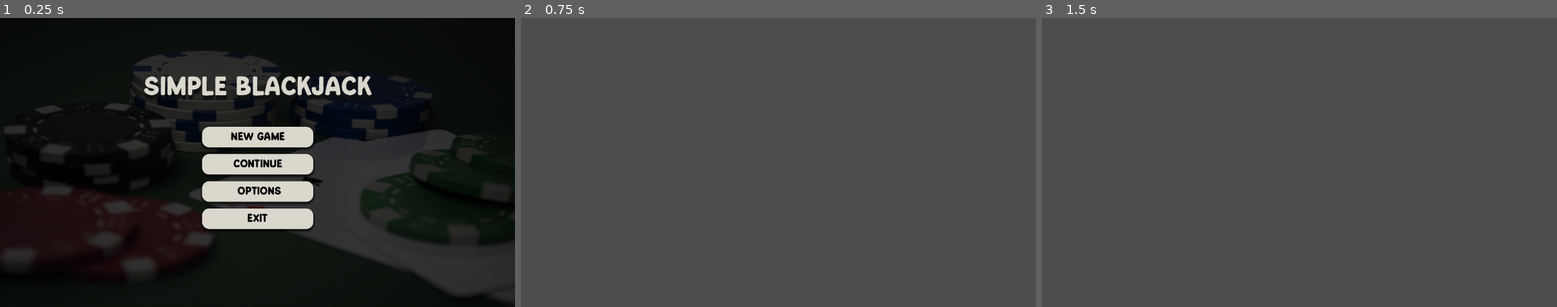
Above: before the commit, frames 1-3 (left to right).
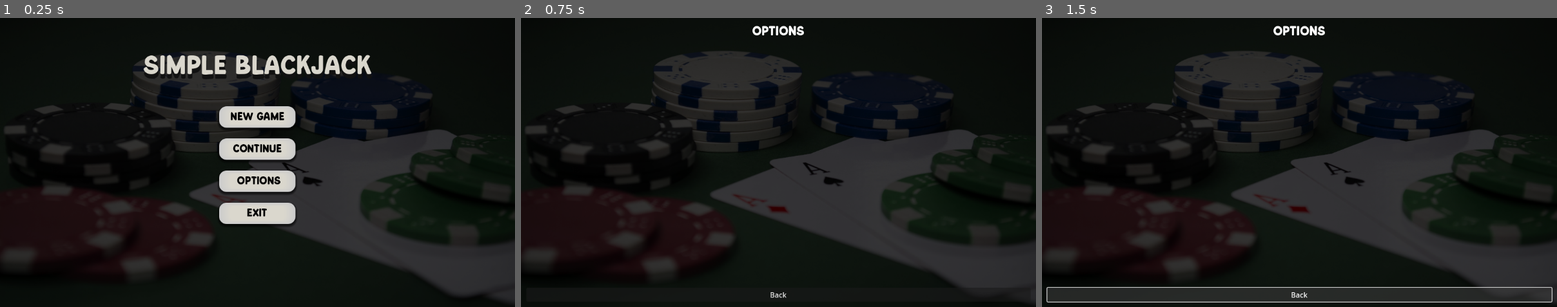
Above: after the commit, the same moments.

Repository: thecariah/simple-blackjack
Game: Godot game, scene res://scenes/UI/main_menu.tscn
Same seed, same stepped clock (60 frames per second), same inputs: the game is played once before the commit and once after it. Before the commit the project has no main scene; this scene is started directly in both runs.
Inputs (mouse positions are in pixels of both pictures, inside the frame that each line leads up to):
- Up to frame 1 (0.25 s): no input
- Up to frame 2 (0.75 s): click "Options" at 0.5 s
- Up to frame 3 (1.5 s): click (1299, 295) at 1.25 s, where only the run after the commit has a clickable "Back"

The runs differ from the first frame. In frame 1, 9.9% of the frame differs, in the area x 27-73%, y 12-74%; in frame 2, 100%, in the area x 0-100%, y 0-100%; in frame 3, 100%.

Commit message:
Refactored code and improved node structure
Refactored UI scripts: removed button.gd, integrated logic into main_menu.gd, and created new containers

Diff:
--- a/simple-blackjack/project.godot
+++ b/simple-blackjack/project.godot
@@ -11,6 +11,7 @@
 [application]
 
 config/name="simple-blackjack"
+run/main_scene="res://scenes/UI/main_menu.tscn"
 config/features=PackedStringArray("4.3", "Forward Plus")
 config/icon="res://icon.svg"
 
--- a/simple-blackjack/scenes/UI/main_menu.tscn
+++ b/simple-blackjack/scenes/UI/main_menu.tscn
@@ -1,8 +1,9 @@
-[gd_scene load_steps=9 format=3 uid="uid://msiiu5lqnsl3"]
+[gd_scene load_steps=10 format=3 uid="uid://msiiu5lqnsl3"]
 
-[ext_resource type="Script" path="res://scripts/UI/button.gd" id="1_jjb8t"]
+[ext_resource type="Script" path="res://scripts/UI/main_menu.gd" id="1_7dcyn"]
 [ext_resource type="Texture2D" uid="uid://crhdbcy0h0uut" path="res://assets/UI/blackjack_background.jpg" id="1_stn6q"]
 [ext_resource type="FontFile" uid="uid://c3v6a6sdatxn4" path="res://assets/fonts/Good Matcha.otf" id="2_nha1t"]
+[ext_resource type="PackedScene" uid="uid://btbpdef3eheip" path="res://scenes/UI/option_menu.tscn" id="5_qn04o"]
 
 [sub_resource type="StyleBoxTexture" id="StyleBoxTexture_quhwn"]
 texture = ExtResource("1_stn6q")
@@ -30,6 +31,11 @@
 
 [sub_resource type="StyleBoxFlat" id="StyleBoxFlat_w8xf3"]
 bg_color = Color(0.854902, 0.843137, 0.803922, 1)
+border_width_left = 25
+border_width_top = 8
+border_width_right = 25
+border_width_bottom = 8
+border_blend = true
 corner_radius_top_left = 16
 corner_radius_top_right = 16
 corner_radius_bottom_right = 16
@@ -44,6 +50,7 @@
 anchor_bottom = 1.0
 grow_horizontal = 2
 grow_vertical = 2
+script = ExtResource("1_7dcyn")
 
 [node name="Panel" type="Panel" parent="."]
 layout_mode = 1
@@ -54,24 +61,50 @@
 grow_vertical = 2
 theme_override_styles/panel = SubResource("StyleBoxTexture_quhwn")
 
-[node name="VBoxContainer" type="VBoxContainer" parent="."]
+[node name="MarginContainer" type="MarginContainer" parent="."]
 layout_mode = 1
-anchors_preset = 8
-anchor_left = 0.5
-anchor_top = 0.5
-anchor_right = 0.5
-anchor_bottom = 0.5
-offset_left = -124.0
-offset_top = -80.0
-offset_right = 125.0
-offset_bottom = 149.0
+anchors_preset = 15
+anchor_right = 1.0
+anchor_bottom = 1.0
 grow_horizontal = 2
 grow_vertical = 2
-theme_override_constants/separation = 15
+theme_override_constants/margin_left = 12
+theme_override_constants/margin_top = 12
+theme_override_constants/margin_right = 12
+theme_override_constants/margin_bottom = 12
 
-[node name="button_new_game" type="Button" parent="VBoxContainer" groups=["buttons"]]
+[node name="VBoxContainer" type="VBoxContainer" parent="MarginContainer"]
 layout_mode = 2
-size_flags_vertical = 3
+theme_override_constants/separation = 60
+
+[node name="Separator" type="Control" parent="MarginContainer/VBoxContainer"]
+layout_mode = 2
+
+[node name="Label" type="Label" parent="MarginContainer/VBoxContainer"]
+layout_mode = 2
+theme_override_colors/font_color = Color(0.854902, 0.843137, 0.803922, 1)
+theme_override_colors/font_shadow_color = Color(0.0687983, 0.0687983, 0.0687983, 1)
+theme_override_constants/shadow_offset_y = 10
+theme_override_fonts/font = ExtResource("2_nha1t")
+theme_override_font_sizes/font_size = 60
+text = "Simple Blackjack"
+horizontal_alignment = 1
+vertical_alignment = 1
+
+[node name="HBoxContainer" type="HBoxContainer" parent="MarginContainer"]
+layout_mode = 2
+alignment = 1
+
+[node name="VBoxContainer" type="VBoxContainer" parent="MarginContainer/HBoxContainer"]
+layout_mode = 2
+theme_override_constants/separation = 12
+alignment = 1
+
+[node name="Separator" type="Control" parent="MarginContainer/HBoxContainer/VBoxContainer"]
+layout_mode = 2
+
+[node name="button_new_game" type="Button" parent="MarginContainer/HBoxContainer/VBoxContainer"]
+layout_mode = 2
 theme_override_colors/font_hover_color = Color(0, 0, 0, 1)
 theme_override_colors/font_pressed_color = Color(0, 0, 0, 1)
 theme_override_colors/font_focus_color = Color(0, 0, 0, 1)
@@ -83,12 +116,12 @@
 theme_override_styles/pressed = SubResource("StyleBoxFlat_qoiao")
 theme_override_styles/normal = SubResource("StyleBoxFlat_w8xf3")
 text = "New Game"
-script = ExtResource("1_jjb8t")
-action = "new_game"
 
-[node name="button_continue" type="Button" parent="VBoxContainer" groups=["buttons"]]
+[node name="Separator2" type="Control" parent="MarginContainer/HBoxContainer/VBoxContainer"]
 layout_mode = 2
-size_flags_vertical = 3
+
+[node name="button_continue" type="Button" parent="MarginContainer/HBoxContainer/VBoxContainer"]
+layout_mode = 2
 theme_override_colors/font_hover_color = Color(0, 0, 0, 1)
 theme_override_colors/font_pressed_color = Color(0, 0, 0, 1)
 theme_override_colors/font_focus_color = Color(0, 0, 0, 1)
@@ -100,12 +133,12 @@
 theme_override_styles/pressed = SubResource("StyleBoxFlat_qoiao")
 theme_override_styles/normal = SubResource("StyleBoxFlat_w8xf3")
 text = "Continue"
-script = ExtResource("1_jjb8t")
-action = "continue"
 
-[node name="button_options" type="Button" parent="VBoxContainer" groups=["buttons"]]
+[node name="Separator3" type="Control" parent="MarginContainer/HBoxContainer/VBoxContainer"]
 layout_mode = 2
-size_flags_vertical = 3
+
+[node name="button_options" type="Button" parent="MarginContainer/HBoxContainer/VBoxContainer"]
+layout_mode = 2
 theme_override_colors/font_hover_color = Color(0, 0, 0, 1)
 theme_override_colors/font_pressed_color = Color(0, 0, 0, 1)
 theme_override_colors/font_focus_color = Color(0, 0, 0, 1)
@@ -117,12 +150,12 @@
 theme_override_styles/pressed = SubResource("StyleBoxFlat_qoiao")
 theme_override_styles/normal = SubResource("StyleBoxFlat_w8xf3")
 text = "Options"
-script = ExtResource("1_jjb8t")
-action = "options"
 
-[node name="button_exit" type="Button" parent="VBoxContainer" groups=["buttons"]]
+[node name="Separator4" type="Control" parent="MarginContainer/HBoxContainer/VBoxContainer"]
 layout_mode = 2
-size_flags_vertical = 3
+
+[node name="button_exit" type="Button" parent="MarginContainer/HBoxContainer/VBoxContainer"]
+layout_mode = 2
 theme_override_colors/font_hover_color = Color(0, 0, 0, 1)
 theme_override_colors/font_pressed_color = Color(0, 0, 0, 1)
 theme_override_colors/font_focus_color = Color(0, 0, 0, 1)
@@ -134,24 +167,7 @@
 theme_override_styles/pressed = SubResource("StyleBoxFlat_qoiao")
 theme_override_styles/normal = SubResource("StyleBoxFlat_w8xf3")
 text = "Exit"
-script = ExtResource("1_jjb8t")
-action = "exit"
 
-[node name="Label" type="Label" parent="."]
+[node name="OptionMenu" parent="." instance=ExtResource("5_qn04o")]
+visible = false
 layout_mode = 1
-anchors_preset = 5
-anchor_left = 0.5
-anchor_right = 0.5
-offset_left = -120.0
-offset_top = 119.0
-offset_right = 121.0
-offset_bottom = 161.0
-grow_horizontal = 2
-theme_override_colors/font_color = Color(0.854902, 0.843137, 0.803922, 1)
-theme_override_colors/font_shadow_color = Color(0.0687983, 0.0687983, 0.0687983, 1)
-theme_override_constants/shadow_offset_y = 10
-theme_override_fonts/font = ExtResource("2_nha1t")
-theme_override_font_sizes/font_size = 60
-text = "Simple Blackjack"
-horizontal_alignment = 1
-vertical_alignment = 1
--- /dev/null
+++ b/simple-blackjack/scenes/UI/option_menu.tscn
@@ -0,0 +1,56 @@
+[gd_scene load_steps=5 format=3 uid="uid://btbpdef3eheip"]
+
+[ext_resource type="Script" path="res://scripts/UI/option_menu.gd" id="1_bb4jp"]
+[ext_resource type="Texture2D" uid="uid://crhdbcy0h0uut" path="res://assets/UI/blackjack_background.jpg" id="1_yjota"]
+[ext_resource type="FontFile" uid="uid://c3v6a6sdatxn4" path="res://assets/fonts/Good Matcha.otf" id="2_dh23h"]
+
+[sub_resource type="StyleBoxTexture" id="StyleBoxTexture_j8oec"]
+texture = ExtResource("1_yjota")
+modulate_color = Color(0.252032, 0.252026, 0.252027, 1)
+
+[node name="OptionMenu" type="Control"]
+layout_mode = 3
+anchors_preset = 15
+anchor_right = 1.0
+anchor_bottom = 1.0
+grow_horizontal = 2
+grow_vertical = 2
+script = ExtResource("1_bb4jp")
+
+[node name="Panel" type="Panel" parent="."]
+layout_mode = 1
+anchors_preset = 15
+anchor_right = 1.0
+anchor_bottom = 1.0
+grow_horizontal = 2
+grow_vertical = 2
+theme_override_styles/panel = SubResource("StyleBoxTexture_j8oec")
+
+[node name="MarginContainer" type="MarginContainer" parent="."]
+layout_mode = 1
+anchors_preset = 15
+anchor_right = 1.0
+anchor_bottom = 1.0
+grow_horizontal = 2
+grow_vertical = 2
+theme_override_constants/margin_left = 12
+theme_override_constants/margin_top = 12
+theme_override_constants/margin_right = 12
+theme_override_constants/margin_bottom = 12
+
+[node name="VBoxContainer" type="VBoxContainer" parent="MarginContainer"]
+layout_mode = 2
+theme_override_constants/separation = -48
+
+[node name="Label" type="Label" parent="MarginContainer/VBoxContainer"]
+layout_mode = 2
+theme_override_fonts/font = ExtResource("2_dh23h")
+theme_override_font_sizes/font_size = 30
+text = "Options"
+horizontal_alignment = 1
+vertical_alignment = 1
+
+[node name="button_back" type="Button" parent="MarginContainer/VBoxContainer"]
+layout_mode = 2
+size_flags_vertical = 10
+text = "Back"
--- a/simple-blackjack/scripts/UI/button.gd
+++ /dev/null
@@ -1,23 +0,0 @@
-extends Button
-
-@export var action: String
-
-func _ready():
-	update_text()
-	pressed.connect(_on_pressed)
-
-func _on_pressed():
-	match action:
-		"new_game":
-			get_tree().change_scene_to_file("res://scenes/game/game.tscn")
-		"continue":
-			# cambiar
-			get_tree().change_scene_to_file("res://scenes/game/game.tscn")
-		"options":
-			# cambiar
-			get_tree().change_scene_to_file("res://scenes/game/game.tscn")
-		"exit":
-			get_tree().quit()
-
-func update_text():
-	text = tr(action)
--- a/simple-blackjack/scripts/UI/main_menu.gd
+++ b/simple-blackjack/scripts/UI/main_menu.gd
@@ -1,16 +1,45 @@
 extends Control
 
-@onready var button_new_game = $buttons_container/button_new_game
-@onready var button_continue = $buttons_container/button_continue
-@onready var button_options = $buttons_container/button_options
-@onready var button_exit = $buttons_container/button_exit
+@onready var button_new_game = $MarginContainer/HBoxContainer/VBoxContainer/button_new_game
+@onready var button_continue = $MarginContainer/HBoxContainer/VBoxContainer/button_continue
+@onready var button_options = $MarginContainer/HBoxContainer/VBoxContainer/button_options
+@onready var button_exit = $MarginContainer/HBoxContainer/VBoxContainer/button_exit
+@onready var option_menu = $OptionMenu
+
 
 func _ready():
 	update_text()
+	handle_connecting_signals()
+
+func _on_button_new_game_pressed():
+	get_tree().change_scene_to_file("res://scenes/game/game.tscn")
+
+func _on_button_continue():
+	get_tree().change_scene_to_file("res://scenes/game/game.tscn")
+
+func _on_button_options():
+	get_tree().change_scene_to_file("res://scenes/UI/option_menu.tscn")
+
+func _on_button_exit():
+	get_tree().quit()
+
+func _on_back_option_menu():
+	pass
+
+# Signals handler
+func handle_connecting_signals():
+	button_new_game.pressed.connect(_on_button_new_game_pressed)
+	button_continue.pressed.connect(_on_button_continue)
+	button_options.pressed.connect(_on_button_options)
+	button_exit.pressed.connect(_on_button_exit)
+	option_menu.back_option_menu.connect(_on_back_option_menu)
 
 # Updates button texts depending on language
 func update_text():
-	get_tree().call_group("buttons", "update_text")
+	button_new_game.text = tr("new_game")
+	button_continue.text = tr("continue")
+	button_options.text = tr("options")
+	button_exit.text = tr("exit")
 
 # Changes the game language and updates button texts accordingly
 func set_language(lang: String):
--- /dev/null
+++ b/simple-blackjack/scripts/UI/option_menu.gd
@@ -0,0 +1,12 @@
+extends Control
+
+@onready var button_back = $MarginContainer/VBoxContainer/button_back
+signal back_option_menu
+
+func _ready() -> void:
+	button_back.pressed.connect(_on_pressed)
+	set_process(false)
+
+func _on_pressed():
+	back_option_menu.emit()
+	set_process(false)
--- a/simple-blackjack/translations/translations.csv
+++ b/simple-blackjack/translations/translations.csv
@@ -18,3 +18,4 @@
 exit,Salir,Exit
 continue,Continuar,Continue
 options,Opciones, Options
+back,Volver,Back
Binary file changed: simple-blackjack/translations/translations.en.translation
Binary file changed: simple-blackjack/translations/translations.es.translation
